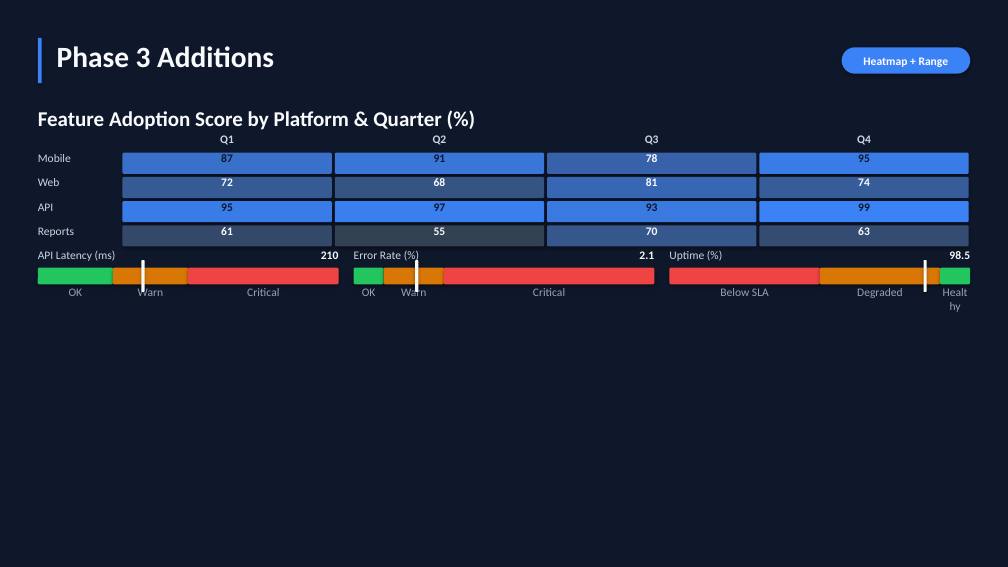
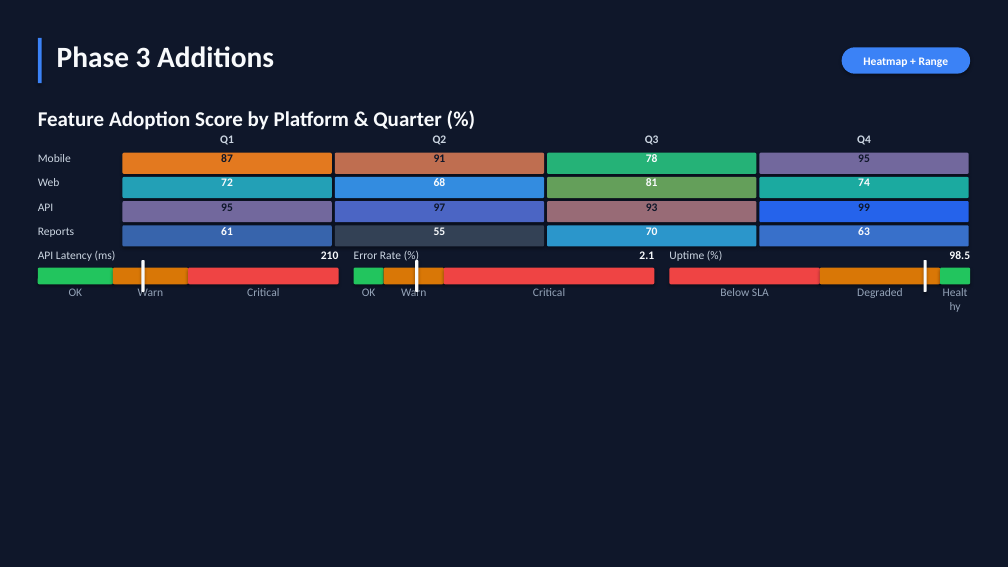
Before and after one commit to lhuasheng/PowerpointComponents, a slide deck: slide 13 of examples/demo_dark.pptx. Drawn at 1008x567 pixels with LibreOffice and Linux fonts; fonts in the diff are those of the drawing. Boxes give left, top, right and bottom in pixels: in the first picture for what was removed or moved away, otherwise in the second. Text is boxed around its words. In the diff, an @@ line names an element or a change of style, - is before the commit and + after.

```diff
--- a/examples/demo_dark.pptx
+++ b/examples/demo_dark.pptx
@@ rounded rectangle at [123, 153, 332, 174]: fill #3870CA to #E3791F @@
@@ rounded rectangle at [123, 177, 332, 198]: fill #365A93 to #23A0B6 @@
@@ rounded rectangle at [335, 153, 544, 174]: fill #3976D8 to #BF6E50 @@
@@ rounded rectangle at [335, 177, 544, 198]: fill #355484 to #338CE0 @@
@@ rounded rectangle at [547, 153, 757, 174]: fill #3762A9 to #25B277 @@
@@ rounded rectangle at [547, 177, 757, 198]: fill #3767B4 to #649F5A @@
@@ rounded rectangle at [759, 153, 969, 174]: fill #3A7CE7 to #72689D @@
@@ rounded rectangle at [759, 177, 969, 198]: fill #365D9A to #1BAAA0 @@
@@ rounded rectangle at [123, 201, 332, 222]: fill #3A7CE7 to #72689D @@
@@ rounded rectangle at [335, 201, 544, 222]: fill #3A7FEE to #4B65C4 @@
@@ rounded rectangle at [547, 201, 757, 222]: fill #3979E0 to #986B76 @@
@@ rounded rectangle at [759, 201, 969, 222]: fill #3B82F6 to #2563EB @@
@@ rounded rectangle at [123, 225, 332, 247]: fill #34496A to #3764AC @@
@@ rounded rectangle at [547, 225, 757, 247]: fill #35578B to #2B96CB @@
@@ rounded rectangle at [759, 225, 969, 247]: fill #344C72 to #3870CA @@
```
Also in this commit, not shown: 3 other slides changed, 59 other files.
